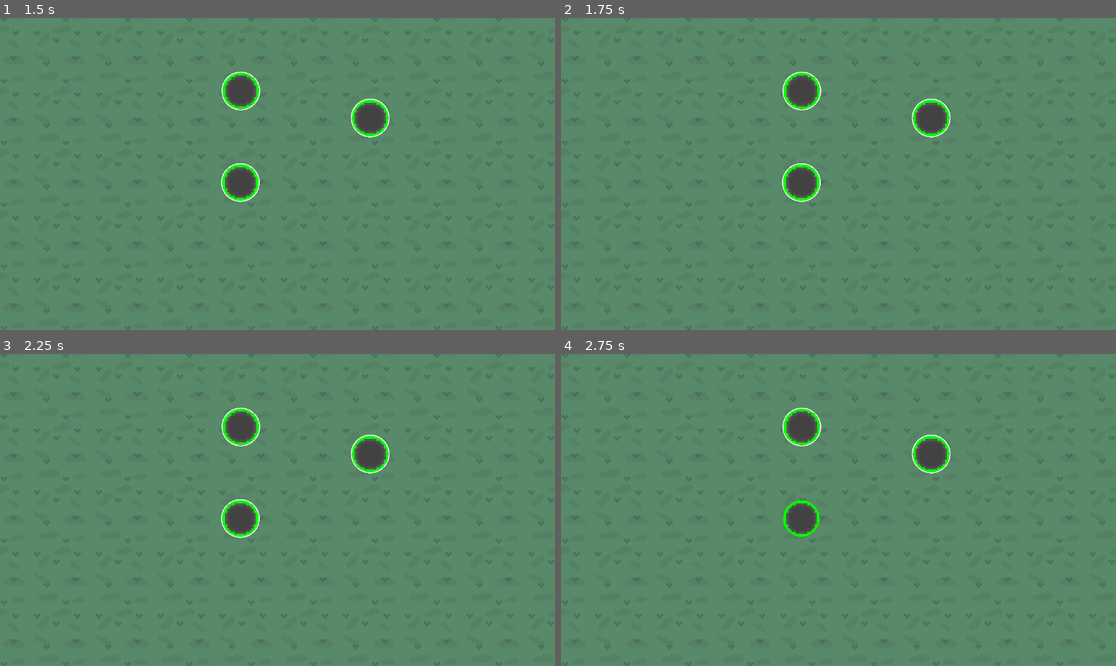
Above: before the commit, frames 1-4 (two rows, left to right).
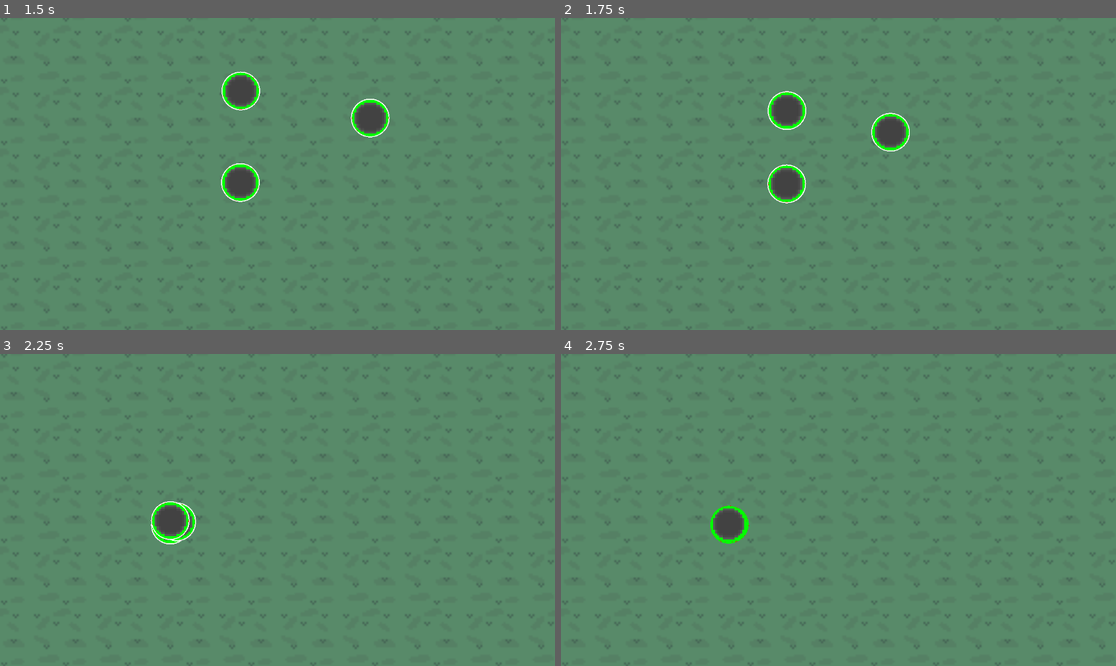
Above: after the commit, the same moments.

Repository: Zene8/GodotGame
Game: Godot game, scene res://map.tscn
Two runs of this game, one before a commit and one after it. Both use one fixed random seed, a clock stepped at 60 frames per second and the inputs below.
Inputs (mouse positions are in pixels of both pictures, inside the frame that each line leads up to):
- Up to frame 1 (1.5 s): tap Enter (ui_accept) at 0.5, 0.77, 1.25 s; move the mouse to (399, 158) at 0.52 s; press the mouse at (399, 158) at 0.53 s; hold Right (ui_right) 0.53-1.28 s; tap Shift (shift) at 0.8, 1.35 s; move the mouse to (166, 189) at 1.27 s; release the mouse at (166, 189) at 1.28 s; hold Down (ui_down) from 1.28 s (still down)
- Up to frame 2 (1.75 s): keep holding Down (ui_down); tap Enter (ui_accept) at 1.52 s; right-click (727, 189) at 1.55 s
- Up to frame 3 (2.25 s): move the mouse to (333, 441) at 2.02 s; release Down (ui_down) at 2.03 s; hold Right (ui_right) from 2.03 s (still down); hold Right mouse button (R_click, bound only after the commit) from 2.03 s (still down)
- Up to frame 4 (2.75 s): keep holding Right (ui_right); keep holding Right mouse button (R_click, bound only after the commit); click (894, 441) at 2.3 s

Frame 1 is identical in both runs. In frame 2, 3.3% of the frame differs, in the area x 37-71%, y 17-60%; in frame 3, 3.0%; in frame 4, 2.7%.

Commit message:
Added basic unit movement

Diff:
--- a/map.gd
+++ b/map.gd
@@ -4,7 +4,11 @@
 var select_start := Vector2(0,0)
 var select_area_shape = CollisionShape2D
 var select_area = Area2D
-# Called when the node enters the scene tree for the first time.
+var moving := false
+var moving_to = null
+var moving_vector := 0.0
+var moving_speed := 0.2 #defines the speed at which the units move
+
 func _ready() -> void:
 	select_area_shape = $Area2D/CollisionShape2D
 	select_area = $Area2D
@@ -12,6 +16,17 @@
 
 func _process(_delta: float) -> void:
 	queue_redraw()
+
+func _physics_process(delta: float) -> void:
+	if moving:
+		moving_vector += delta * moving_speed
+		for unit in $enemies.get_children():
+			if unit.get("selected"):
+				unit.position = unit.position.lerp(Vector2(moving_to.x, moving_to.y), moving_vector)
+		if moving_vector >= moving_speed:
+			moving = false
+			moving_vector = 0.0
+
 
 
 func _input(event: InputEvent) -> void:
@@ -27,11 +42,18 @@
 		select_area_shape.shape.size = abs(select_start - mousepos)
 		var areas = select_area.get_overlapping_areas()
 		for area in areas:
+			print(area)
 			area.get_parent().toggle_select()
 
+	if event.is_action_pressed("R_click"):
+		if !moving:
+			moving_to = get_global_mouse_position()
+			for unit in $enemies.get_children():
+				if unit.get("selected"):
+					moving = true
 
 func _draw() -> void:
 	if selecting:
 		var mousepos = get_global_mouse_position()
 		var size = select_start - mousepos
-		draw_rect(Rect2(mousepos,size),Color.BLUE,true)
+		draw_rect(Rect2(mousepos,size),Color.BLACK,false)
--- a/project.godot
+++ b/project.godot
@@ -32,6 +32,11 @@
 "events": [Object(InputEventKey,"resource_local_to_scene":false,"resource_name":"","device":-1,"window_id":0,"alt_press …(195 unchanged characters)…
 ]
 }
+R_click={
+"deadzone": 0.5,
+"events": [Object(InputEventMouseButton,"resource_local_to_scene":false,"resource_name":"","device":-1,"window_id":0,"alt_pressed":false,"shift_pressed":false,"ctrl_pressed":false,"meta_pressed":false,"button_mask":0,"position":Vector2(0, 0),"global_position":Vector2(0, 0),"factor":1.0,"button_index":2,"canceled":false,"pressed":false,"double_click":false,"script":null)
+]
+}
 
 [layer_names]
 
Not shown, changed: .gitignore
